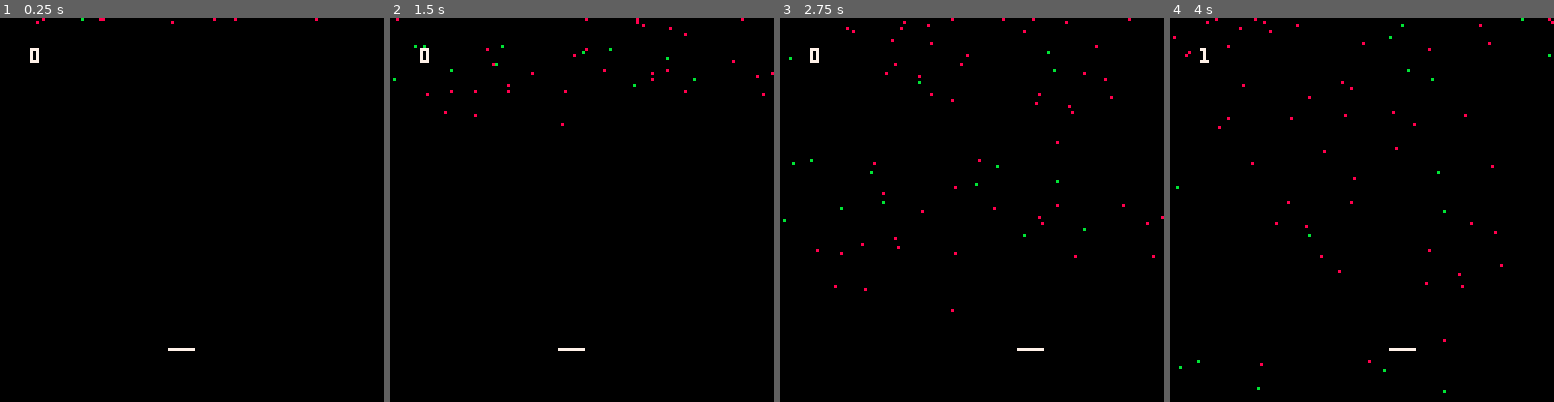
Above: before the commit, frames 1-4 (left to right).
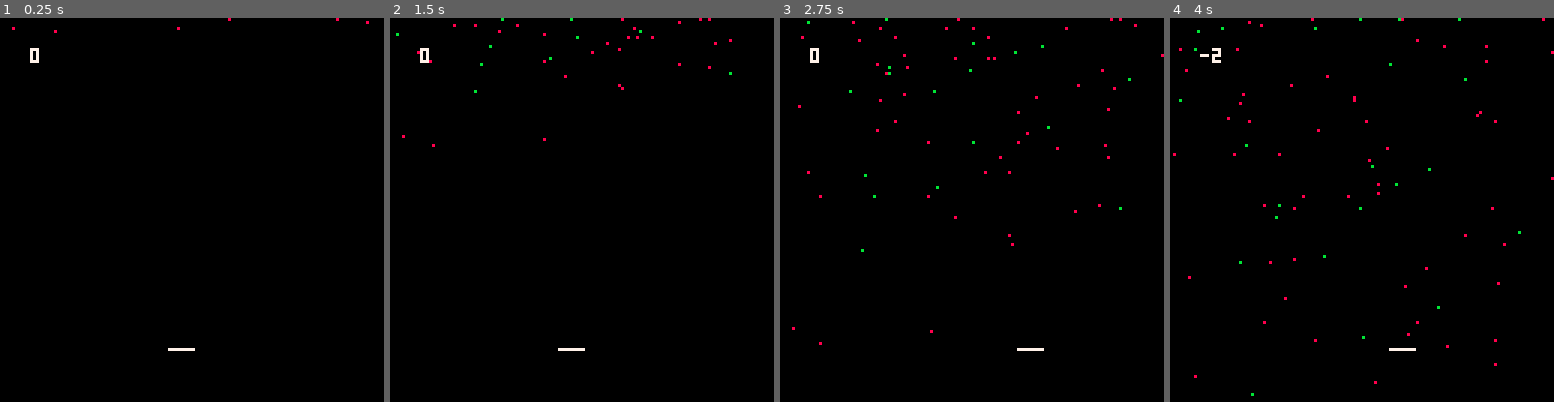
Above: after the commit, the same moments.

Repository: robsws/tweettweetjam2020
Game: PICO-8 cartridge catch22.p8
The game is run twice, just before and just after one commit, with the same random seed, the same clock (stepped at 60 frames per second) and the same inputs.
Inputs:
- Up to frame 1 (0.25 s): no input
- Up to frame 2 (1.5 s): no input
- Up to frame 3 (2.75 s): hold Right 1.6-2.1 s; hold Right from 2.47 s (still down)
- Up to frame 4 (4 s): release Right at 3.03 s; hold Left 3.08-3.58 s

The runs differ from the first frame. In frame 1, less than 0.1% of the frame differs, in the area x 3-97%, y 0-4%; in frame 2, 0.5%; in frame 3, 0.8%; in frame 4, 1.0%, in the area x 0-100%, y 0-99%.

Commit message:
Revert "Reduce var names"
This reverts commit c15a84138be4014b24ff69024bf320ef95cdb96a.

Diff:
--- a/catch22.p8
+++ b/catch22.p8
@@ -1,79 +1,86 @@
 pico-8 cartridge // http://www.pico-8.com
 version 18
 __lua__
-p={}
+parts={}
 n=500
-b=56
-c=110
-l=8
+barx=56
+bary=110
+barw=8
 w=128
-s=0
-f=0
-function u(i)
-	local q = p[i]
-	if q.y>w then
-		p[i]=nil
+score=0
+wincol=0
+
+function updatepart(i)
+	local part = parts[i]
+	if part.y > w then
+		parts[i] = nil
 	else
-		q.dx = q.dx*0.9
-		q.dy += q.ddy
-		q.x += q.dx
-		y = q.y
-		q.y += q.dy
-		if y<c and q.y>=c and q.x>=b and q.x<b+l then
-			s+=p[i].s
-			p[i]=nil
+		part.dx = part.dx * 0.9
+		part.dy += part.ddy
+		part.x += part.dx
+		prevy = part.y
+		part.y += part.dy
+		if prevy < bary and part.y >= bary and part.x >= barx and part.x < barx+barw then
+			score += parts[i].score
+			parts[i] = nil
 		else
-			p[i]=q
+			parts[i] = part
 		end
 	end
 end
+
 function _init()
 	for i=0,n do
-		p[i]=nil
+		parts[i]=nil
 	end
 end
+
 function _update()
-	f=(f+1)%16
+	wincol = (wincol+1)%16
 	if btn(0) then
-		b-=1
+		barx -= 1
 	elseif btn(1) then
-		b+=1
+		barx += 1
 	end
 	for i=0,n do
-		d=rnd(100)
-		e=rnd(100)
-		if d<75 then
-			t=-1
+		dxrng=rnd(100)
+		tyrng=rnd(100)
+		if tyrng < 75 then
+			typ = -1
 		else
-			t=1
+			typ = 1
 		end
-		if p[i]==nil then
-			if e>99.8 then
-				p[i]={x=flr(rnd(w)),y=0,dx=flr(rnd(8))-4,dy=rnd(0.5),ddy=0.02,s=t}
+		if parts[i] == nil then
+			if dxrng > 99.8 then
+				local xpos = flr(rnd(w))
+				local initdx = flr(rnd(8))-4
+				local initdy = rnd(0.5)
+				local part = {x=xpos,y=0,dx=initdx,dy=initdy,ddy=0.02,score=typ}
+				parts[i] = part
 			end
 		else
-			u(i)
+			updatepart(i)
 		end
 	end
 end
+
 function _draw()
 	cls()
-	for i=0,n do
-		if p[i]!=nil then
-			if p[i].s<0 then
-				r=8
+	line(barx,bary,barx+barw,bary,7)
+	for i = 0,n do
+		if parts[i] != nil then
+			if parts[i].score < 0 then
+				col = 8
 			else
-				r=11
+				col = 11
 			end
-			pset(p[i].x,p[i].y,r)
+			pset(parts[i].x,parts[i].y,col)
 		end
 	end
-	line(b,c,b+l,c,7)
-	if s>=22 then
-		s=999
-		print("win!",60,60,f)
+	if score >= 22 then
+		print("win!", 60, 60, wincol)
 	else
-		print(s,10,10,7)
+		print(score,10,10,7)
 	end
 end
 __gfx__
